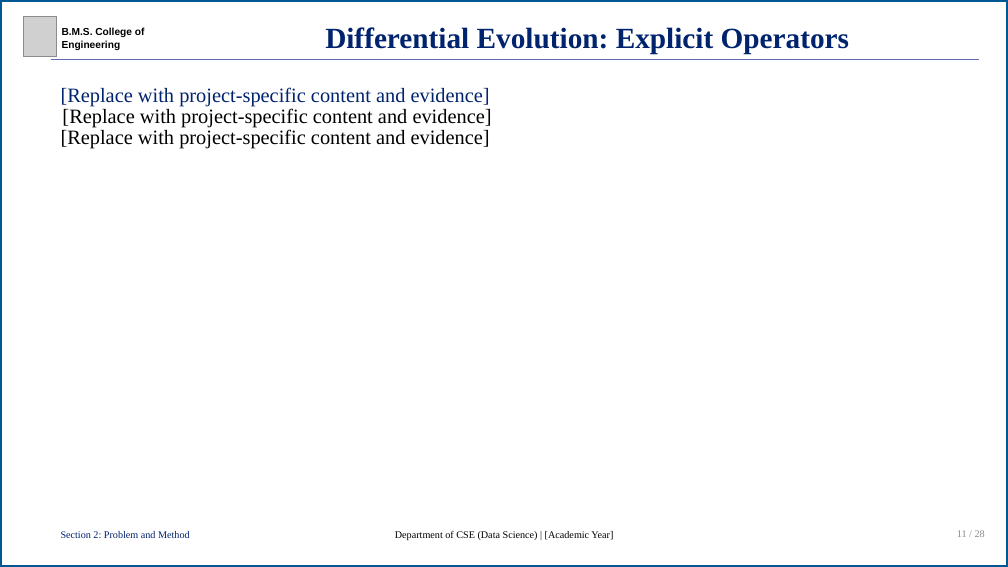
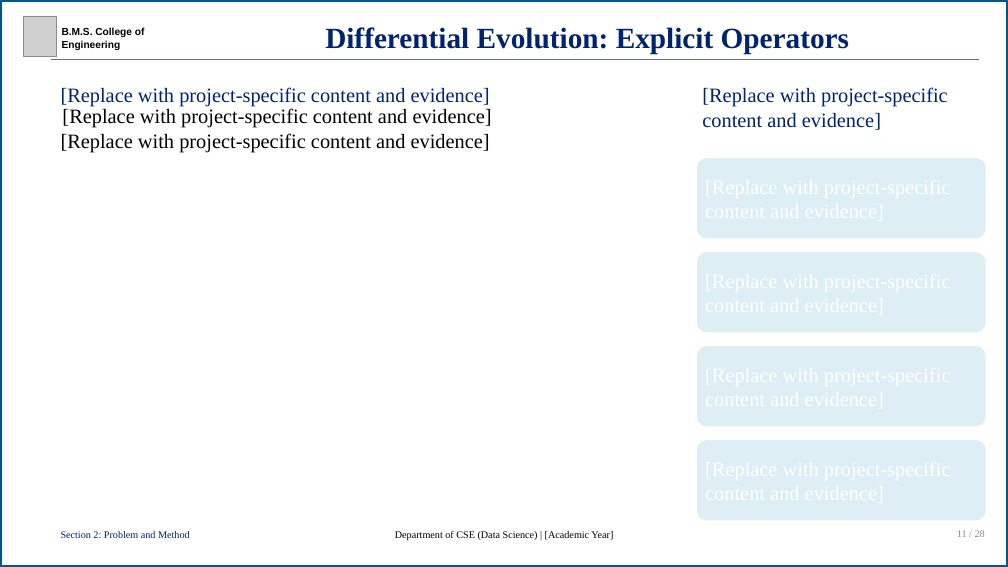
Before and after one commit to R-V-Abhishek/concrete-strength-de-svr, a slide deck: slide 11 of presentation/bmsce-presentation-template.pptx. Drawn at 1008x567 pixels with LibreOffice and Linux fonts; fonts in the diff are those of the drawing; grey boxes stand for pictures. Boxes give left, top, right and bottom in pixels: in the first picture for what was removed or moved away, otherwise in the second. Text is boxed around its words. In the diff, an @@ line names an element or a change of style, - is before the commit and + after.

```diff
--- a/presentation/bmsce-presentation-template.pptx
+++ b/presentation/bmsce-presentation-template.pptx
@@ text "[Replace with project-specific content and ...": place and size @@
-text "[Replace with project-specific content and ..." at bbox=[61, 129, 490, 149]
+text "[Replace with project-specific content and ..." at bbox=[62, 108, 492, 128]
@@ text "[Replace with project-specific content and ..." at bbox=[62, 108, 492, 128]: text colour #000000 to #00236E @@
@@ text "[Replace with project-specific content and ..." rewrapped from bbox=[62, 108, 492, 128] to bbox=[702, 87, 948, 130] @@
@@ text added at bbox=[61, 133, 490, 153], 32 pt, text #000000 @@
+[Replace with project-specific content and evidence]
@@ rounded rectangle added at bbox=[697, 158, 986, 238], fill #DDEEF5 @@
@@ rounded rectangle added at bbox=[697, 252, 986, 332], fill #DDEEF5 @@
@@ rounded rectangle added at bbox=[697, 346, 986, 426], fill #DDEEF5 @@
@@ rounded rectangle added at bbox=[697, 440, 986, 520], fill #DDEEF5 @@
```
Also in this commit, not shown: 16 other slides changed, 7 other files.
